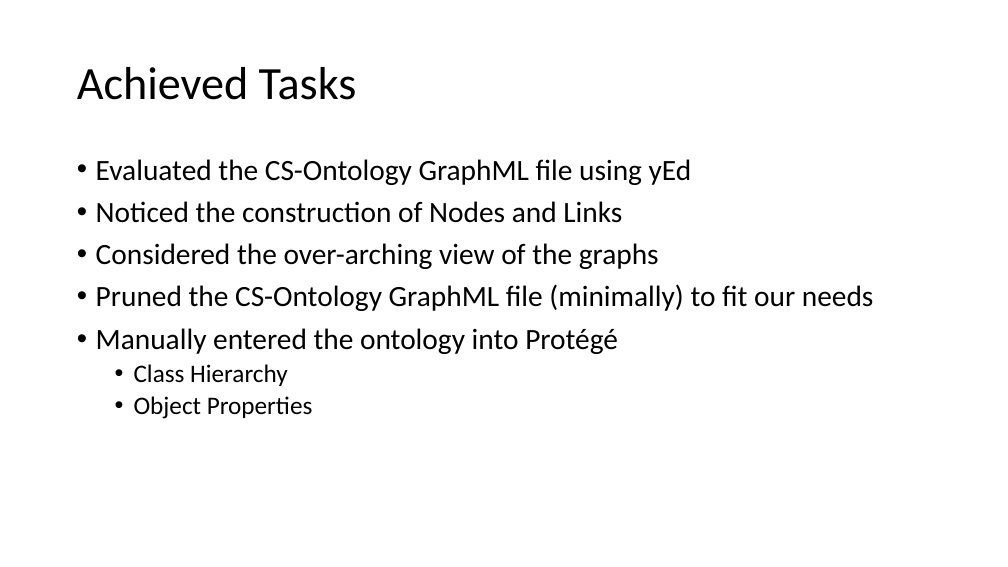
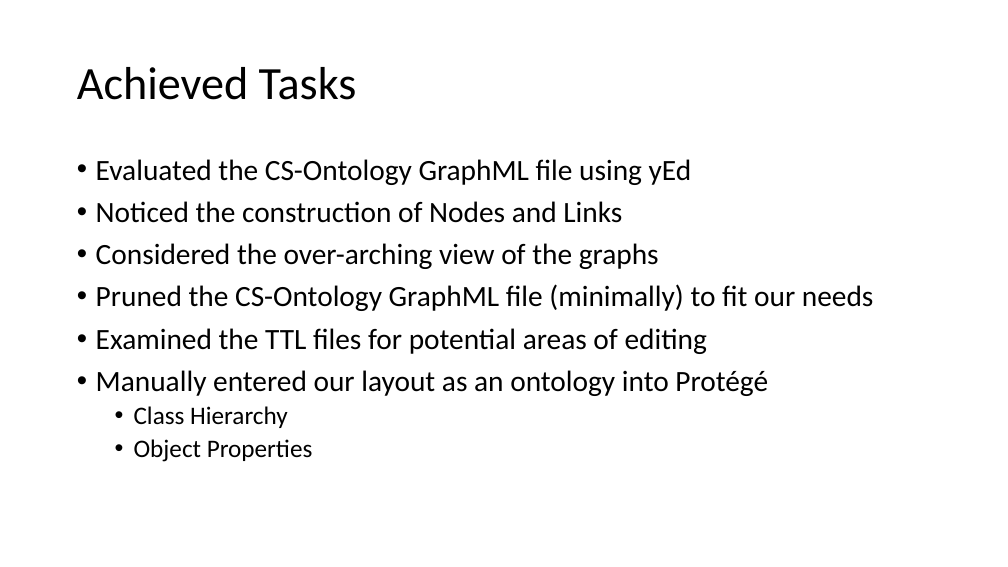
Before and after one commit to kensekense/unige, a slide deck: slide 2 of web_semantics/proj2/src/web_semantiques_proj2_presentation.pptx. Drawn at 1008x567 pixels with LibreOffice and Linux fonts; fonts in the diff are those of the drawing. Boxes give left, top, right and bottom in pixels: in the first picture for what was removed or moved away, otherwise in the second. Text is boxed around its words. In the diff, an @@ line names an element or a change of style, - is before the commit and + after.

```diff
--- a/web_semantics/proj2/src/web_semantiques_proj2_presentation.pptx
+++ b/web_semantics/proj2/src/web_semantiques_proj2_presentation.pptx
@@ text at (96, 328, 768, 396): text changed @@
-• Manually entered the ontology into Protégé
+• Examined the TTL files for potential areas of editing
+• Manually entered our layout as an ontology into Protégé
```
Also in this commit, not shown: 1 other slide changed, 4 slides added, 1 slide removed.
